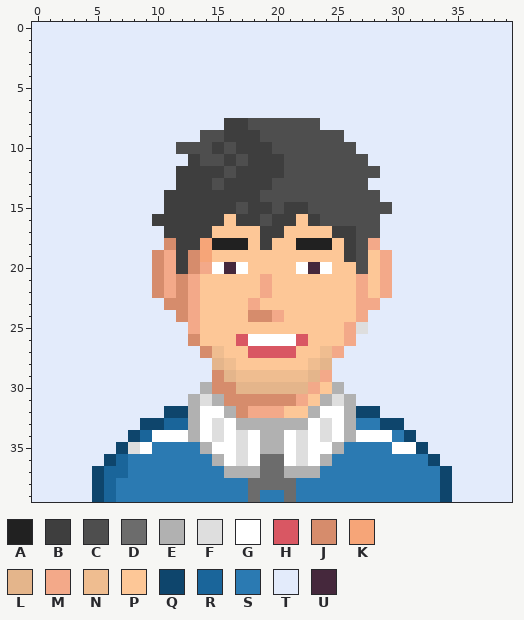
Pixel-art sprite -- public/characters/c7-win.png. That is the earlier state.
The file is 400x400 pixels, drawn in blocks of 10x10; one block is one cell here. Colours within 5 levels of each other are drawn and written as one.
Palette (. is transparent): A #212121  B #3e3e3e  C #4e4e4e  D #6c6c6c  E #b1b1b1  F #dedede  G #ffffff  H #d95763  J #d68c6c  K #f6a578  L #e4b58b  M #f3a989  N #efbd90  P #fdc797  Q #0e456c  R #1a659a  S #2b7ab2  T #e3ebfb  U #45283c
The result:
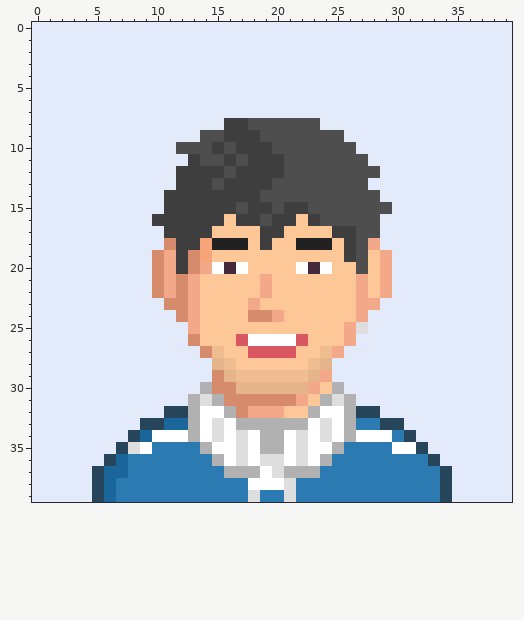
From old to new:
@@ palette @@
-Q #0e456c
+Q #26455b
@@ x 16..23 @@
 35 GFGEEGFG
-36 GFGDDGFG
-37 EEEDDEEE
-38 SSDDDDSS
-39 SSDSSDSS
+36 GFGFFGFG
+37 EEEGFEEE
+38 SSGGGFSS
+39 SSFSSFSS
